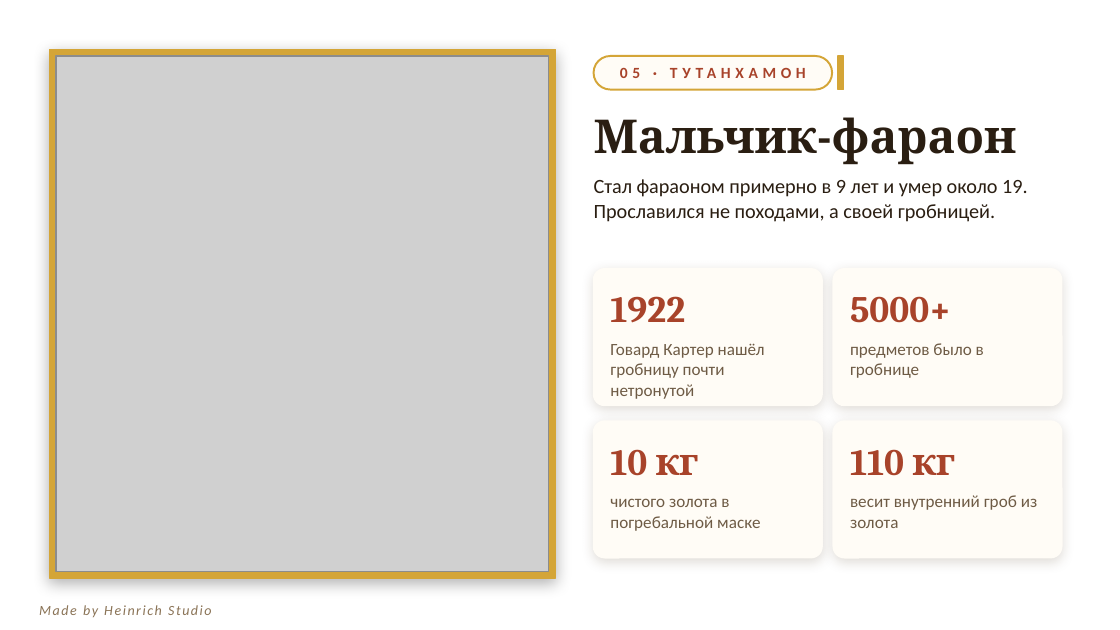
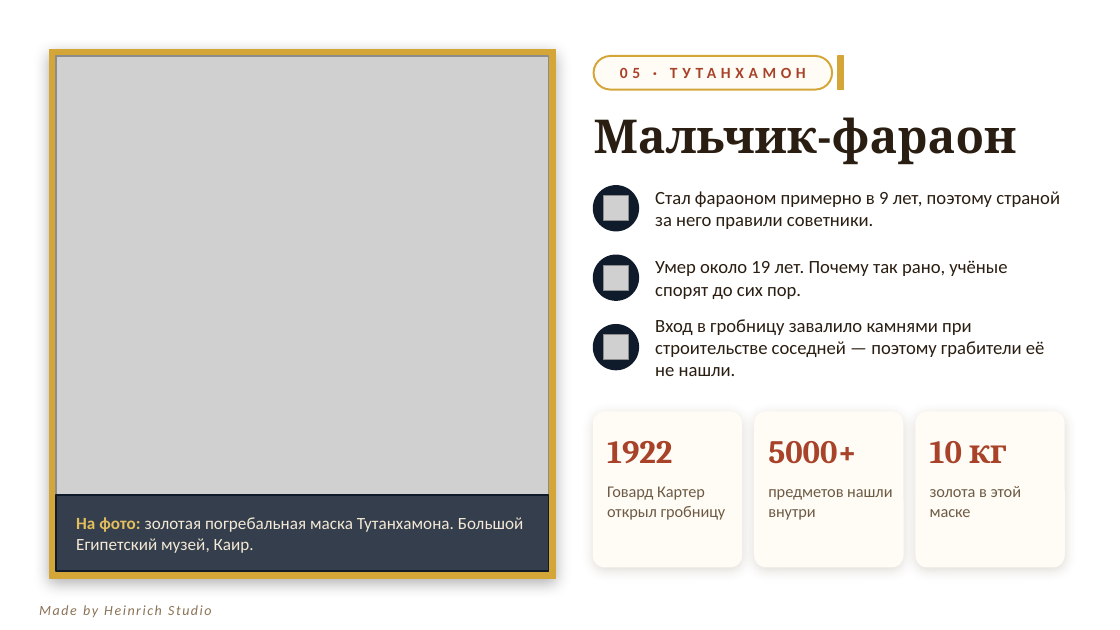
Before and after one commit to sl-himmelreich/heinrich-mario, a slide deck: slide 6 of Древний_Египет.pptx. Drawn at 1120x630 pixels with LibreOffice and Linux fonts; fonts in the diff are those of the drawing; grey boxes stand for pictures; background and template pictures are left out. Boxes give left, top, right and bottom in pixels: in the first picture for what was removed or moved away, otherwise in the second. Text is boxed around its words. In the diff, an @@ line names an element or a change of style, - is before the commit and + after.

```diff
--- a/Древний_Египет.pptx
+++ b/Древний_Египет.pptx
@@ text "Стал фараоном примерно в 9 ..." at bbox=[655, 191, 1060, 229]: vertical alignment top to middle @@
@@ ellipse added at bbox=[594, 186, 638, 231], fill #0F1A2B, outline #0F1A2B 1 pt @@
@@ picture added at bbox=[604, 196, 628, 221] @@
@@ text at bbox=[655, 191, 1060, 229]: text changed; size 13 to 12 pt @@
-Стал фараоном примерно в 9 лет и умер около 19. Прославился не походами, а своей гробницей.
+Стал фараоном примерно в 9 лет, поэтому страной за него правили советники.
@@ rounded rectangle removed at bbox=[594, 269, 822, 405] @@
@@ ellipse added at bbox=[594, 255, 638, 300], fill #0F1A2B, outline #0F1A2B 1 pt @@
@@ picture added at bbox=[604, 265, 628, 290] @@
@@ text added at bbox=[655, 260, 1007, 299], 12 pt, text #2A1E12 @@
+Умер около 19 лет. Почему так рано, учёные спорят до сих пор.
@@ rounded rectangle removed at bbox=[833, 269, 1062, 405] @@
@@ ellipse added at bbox=[594, 325, 638, 370], fill #0F1A2B, outline #0F1A2B 1 pt @@
@@ text added at bbox=[655, 319, 1045, 376], 12 pt, text #2A1E12 @@
+Вход в гробницу завалило камнями при строительстве соседней — поэтому грабители её не нашли.
@@ picture added at bbox=[604, 335, 628, 360] @@
@@ text removed at bbox=[850, 343, 984, 378] @@
-предметов было в гробнице
@@ rounded rectangle: place and size @@
-rounded rectangle at bbox=[594, 421, 822, 558]
+rounded rectangle at bbox=[594, 412, 741, 567]
@@ rounded rectangle at bbox=[594, 412, 741, 567]: proportions changed @@
@@ rounded rectangle added at bbox=[755, 412, 903, 567], fill #FFFCF6, outline #FFFCF6 1 pt @@
@@ rounded rectangle at bbox=[916, 412, 1064, 567]: proportions changed @@
@@ rounded rectangle: place and size @@
-rounded rectangle at bbox=[833, 421, 1062, 558]
+rounded rectangle at bbox=[916, 412, 1064, 567]
@@ text "1922": place and size @@
-text "1922" at bbox=[610, 296, 685, 323]
+text "1922" at bbox=[607, 441, 673, 464]
@@ text "5000+": place and size @@
-text "5000+" at bbox=[850, 296, 951, 323]
+text "5000+" at bbox=[768, 441, 857, 464]
@@ text removed at bbox=[850, 449, 955, 476] @@
-110 кг
@@ size 24 to 21 pt in 3 elements at bbox=[607, 441, 673, 464], bbox=[768, 441, 857, 464], bbox=[930, 441, 1007, 464] @@
@@ text "10 кг": place and size @@
-text "10 кг" at bbox=[610, 449, 699, 476]
+text "10 кг" at bbox=[930, 441, 1007, 464]
@@ rectangle added at bbox=[56, 495, 549, 571], fill #0F1A2B at 80% opacity, outline #0F1A2B 1 pt @@
@@ text at bbox=[607, 486, 726, 520]: text changed; size 11 to 10.5 pt @@
-Говард Картер нашёл гробницу почти нетронутой
+Говард Картер открыл гробницу
@@ text added at bbox=[768, 489, 892, 520], 10.5 pt, text #6E5B45 @@
+предметов нашли внутри
@@ text removed at bbox=[850, 495, 1037, 528] @@
-весит внутренний гроб из золота
@@ text at bbox=[930, 486, 1022, 517]: text changed; size 11 to 10.5 pt @@
-чистого золота в погребальной маске
+золота в этой маске
@@ text added at bbox=[76, 517, 524, 553], 11 pt, text #F3E9D6 @@
+На фото: золотая погребальная маска Тутанхамона. Большой Египетский музей, Каир.
```
Also in this commit, not shown: 5 other slides changed, 1 slide added, 1 slide removed, 1 other file.
